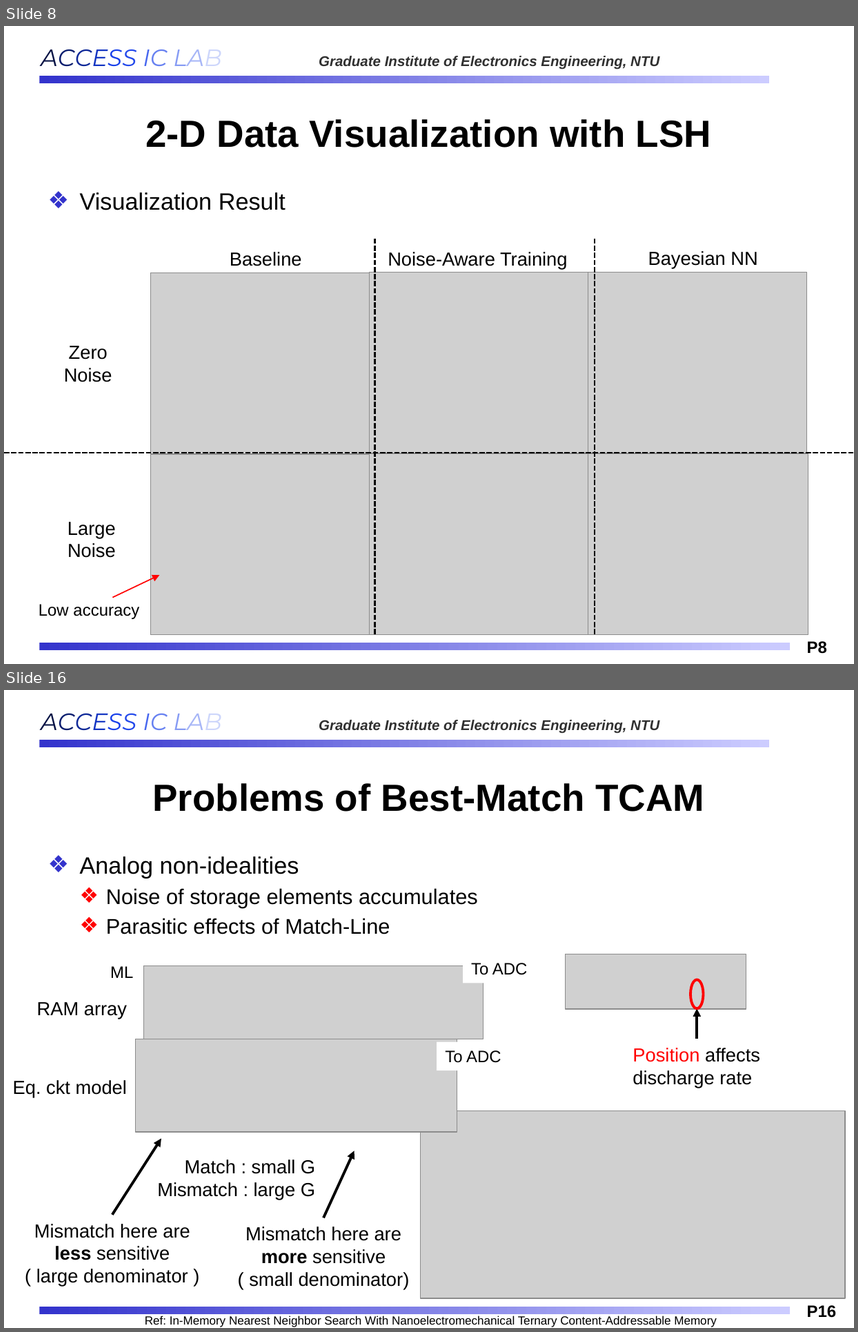
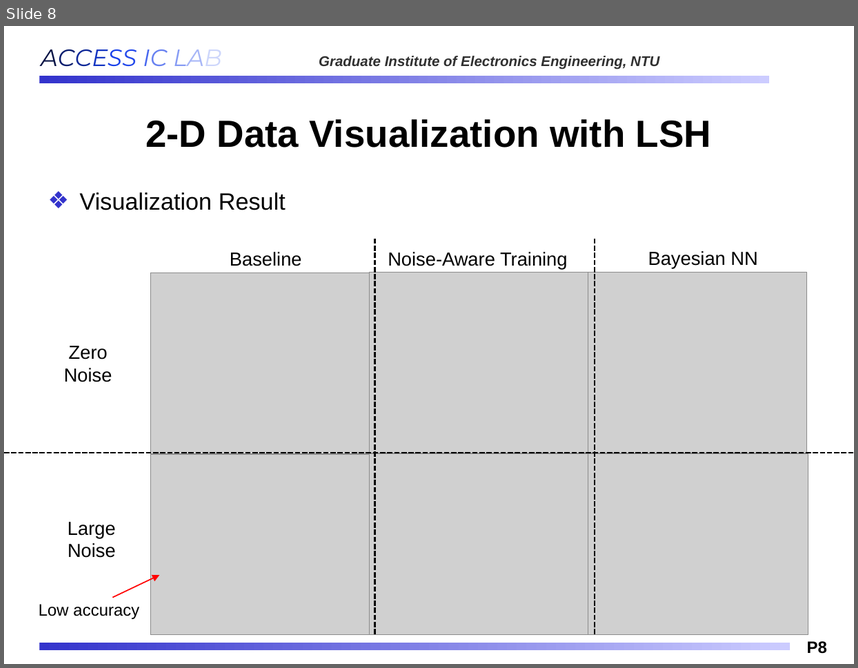
Before and after one commit to Oniontow/AndyWu_Project, a slide deck: b11901027_王仁軒.pptx. Shown one above the other, each under a label of ours: slides 8 and 16 before the commit, slide 8 after it; the slides between them are not shown. The pictures are 858x1332 and 858x668 pixels, drawn with LibreOffice and Linux fonts; fonts in the diff are those of the drawing; grey boxes stand for pictures; background and template pictures are left out. Boxes give left, top, right and bottom in pixels: in the first picture for what was removed or moved away, otherwise in the second. Text is boxed around its words. In the diff, an @@ line names an element or a change of style, - is before the commit and + after.

```diff
--- a/b11901027_王仁軒.pptx
+++ b/b11901027_王仁軒.pptx
@@ slide 16 removed at (x1=4, y1=690, x2=854, y2=1328), background #FFFFFF; not listed: 4 template elements that a slide beside it also shows @@
@@ title removed at (x1=152, y1=783, x2=704, y2=811) @@
-Problems of Best-Match TCAM
@@ text removed at (x1=80, y1=856, x2=478, y2=934) @@
-❖ Analog non-idealities
-  ❖ Noise of storage elements accumulates
-  ❖ Parasitic effects of Match-Line
@@ picture removed at (x1=565, y1=954, x2=746, y2=1009) @@
@@ ellipse removed at (x1=691, y1=980, x2=704, y2=1009) @@
@@ arrow removed from (697, 1038) to (697, 1008) @@
@@ group removed at (x1=13, y1=963, x2=528, y2=1132): 5 texts, 2 pictures @@
-RAM array
-Eq. ckt model
-To ADC
-ML
-To ADC
@@ text removed at (x1=633, y1=1047, x2=760, y2=1088) @@
-Position affects discharge rate
@@ picture removed at (x1=421, y1=1111, x2=846, y2=1298) @@
@@ arrow removed from (112, 1214) to (161, 1138) @@
@@ text removed at (x1=157, y1=1159, x2=315, y2=1200) @@
-Match : small G
-Mismatch : large G
@@ arrow removed from (323, 1217) to (355, 1151) @@
@@ text removed at (x1=34, y1=1223, x2=190, y2=1286) @@
-Mismatch here are less sensitive
-( large denominator )
@@ text removed at (x1=245, y1=1226, x2=410, y2=1290) @@
-Mismatch here are more sensitive
-( small denominator)
@@ text removed at (x1=145, y1=1315, x2=717, y2=1327) @@
-Ref: In-Memory Nearest Neighbor Search With Nanoelectromechanical Ternary Content-Addressable Memory
```
Also in this commit, not shown: 1 slide changed, 2 slides added, 7 other slides removed.
